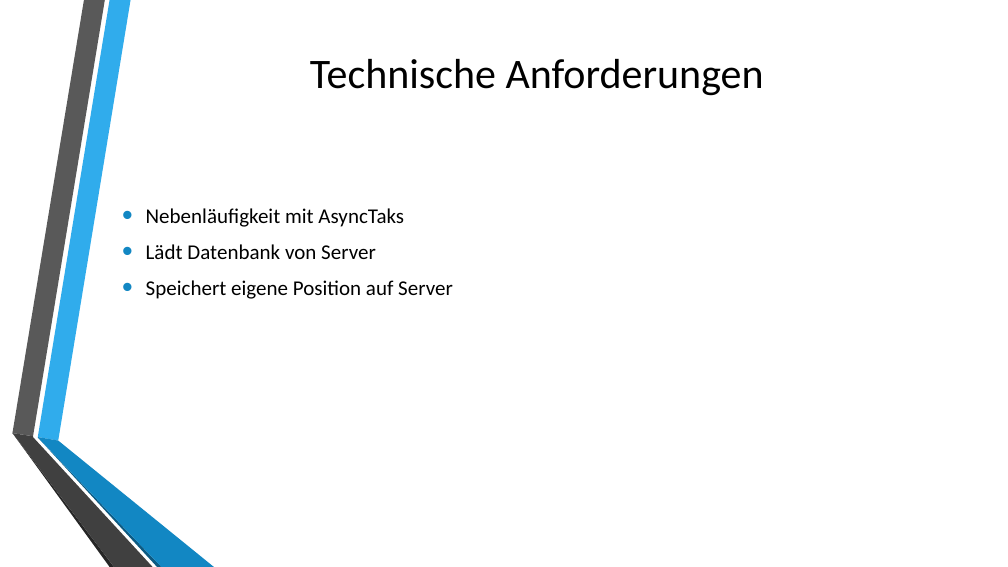
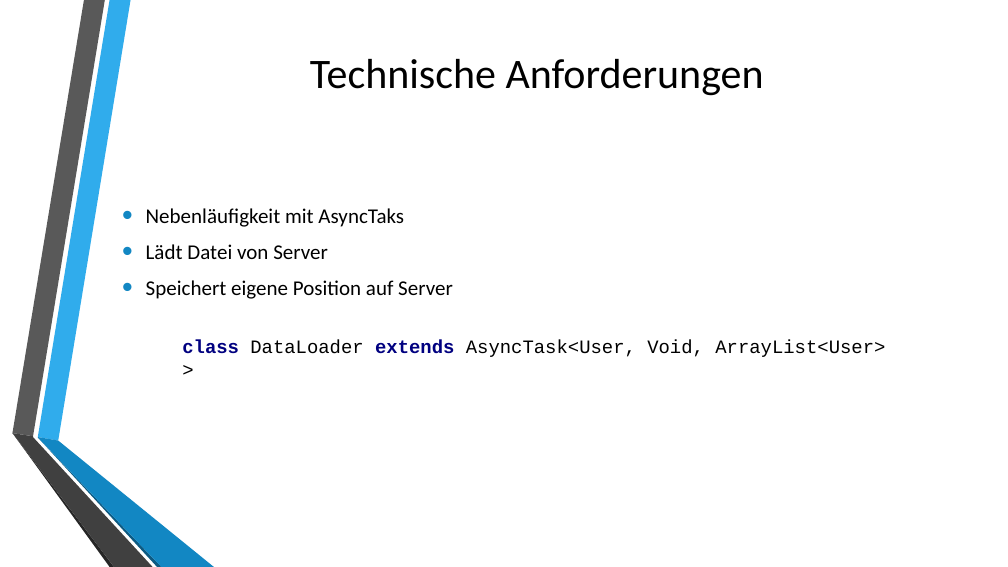
Before and after one commit to 0wncl0ud/MobProPro, a slide deck: slide 13 of FindMe.pptx (slide 12 before the commit). Drawn at 1008x567 pixels with LibreOffice and Linux fonts; fonts in the diff are those of the drawing; background and template pictures are left out. Boxes give left, top, right and bottom in pixels: in the first picture for what was removed or moved away, otherwise in the second. Text is boxed around its words. In the diff, an @@ line names an element or a change of style, - is before the commit and + after.

```diff
--- a/FindMe.pptx
+++ b/FindMe.pptx
@@ text at (146, 244, 328, 259): text changed @@
-• Lädt Datenbank von Server
+• Lädt Datei von Server
@@ text added at (182, 340, 885, 357), 18 pt, text #000000 @@
+class DataLoader extends AsyncTask<User, Void, ArrayList<User> >
```
Also in this commit, not shown: 10 other slides changed.
